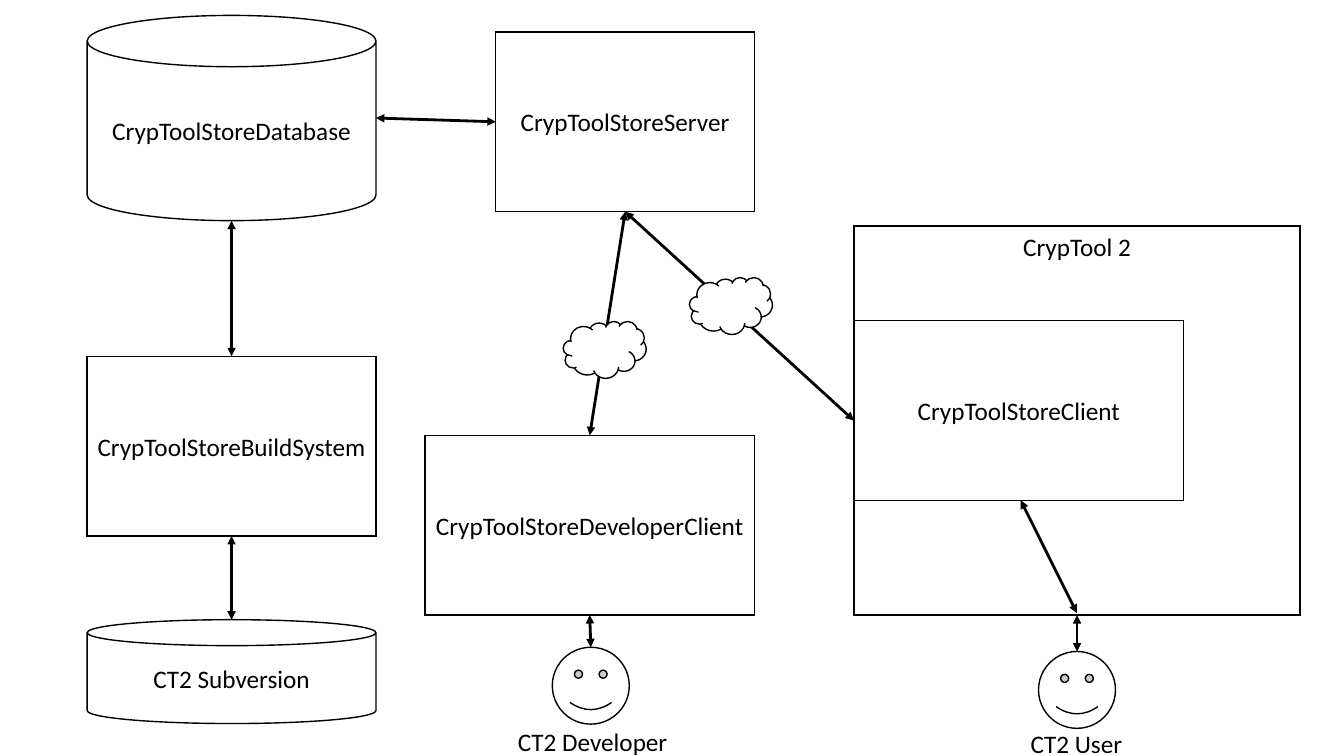
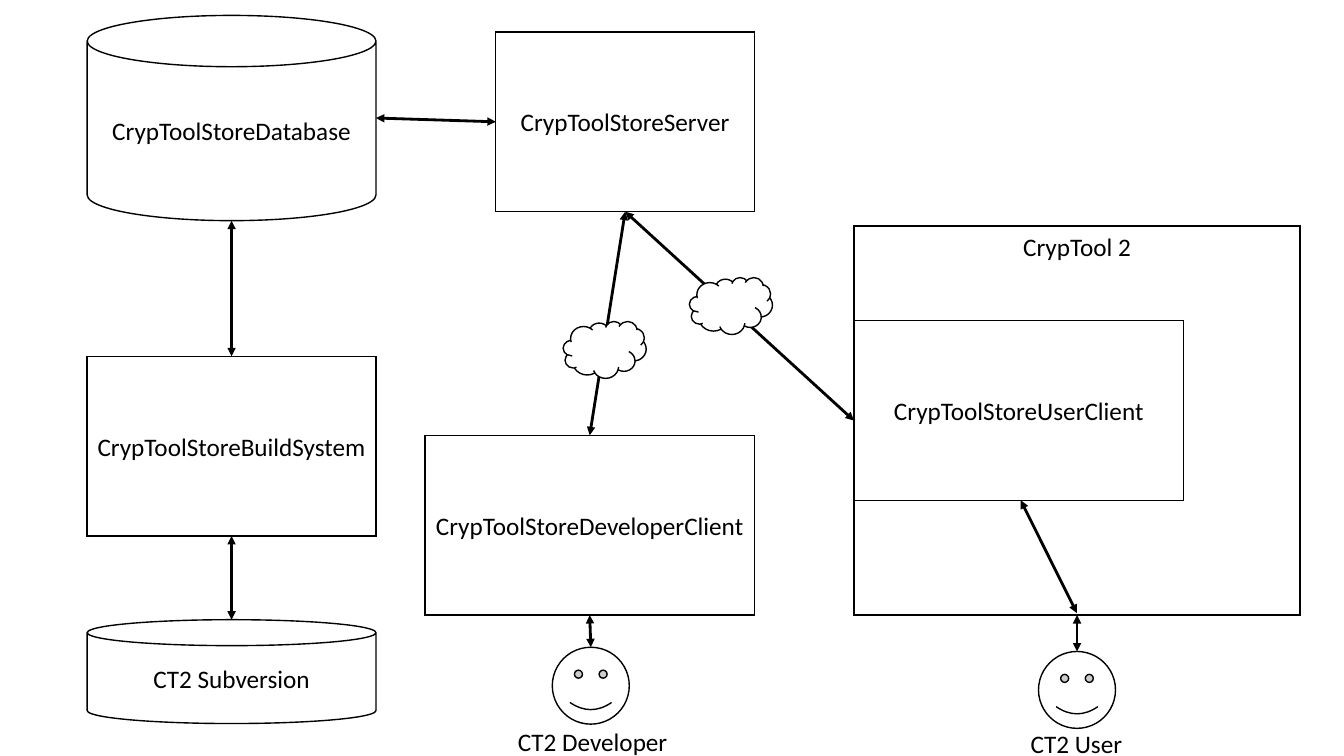
Before and after one commit to JarLob/CrypTool2, a slide deck: slide 1 of Documentation/ArchitectureAndDesign/CrypToolStore/CrypToolStoreArchitecture.pptx. Drawn at 1344x756 pixels with LibreOffice and Linux fonts; fonts in the diff are those of the drawing. Boxes give left, top, right and bottom in pixels: in the first picture for what was removed or moved away, otherwise in the second. Text is boxed around its words. In the diff, an @@ line names an element or a change of style, - is before the commit and + after.

Commit message:
some work on the design documents * renamed CrypToolStoreClient to CrypToolStoreUserClient

```diff
--- a/Documentation/ArchitectureAndDesign/CrypToolStore/CrypToolStoreArchitecture.pptx
+++ b/Documentation/ArchitectureAndDesign/CrypToolStore/CrypToolStoreArchitecture.pptx
@@ text in rectangle at box(894, 402, 1143, 424): text changed @@
-CrypToolStoreClient
+CrypToolStoreUserClient
```
Also in this commit, not shown: 4 other files.
